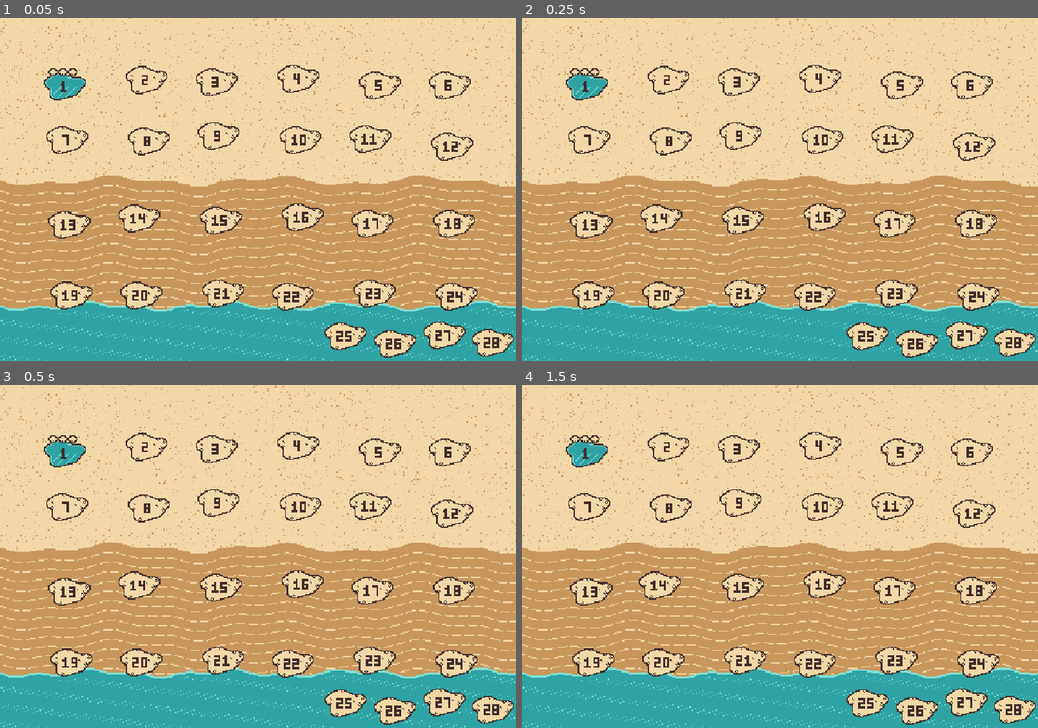
Above: before the commit, frames 1-4 (two rows, left to right).
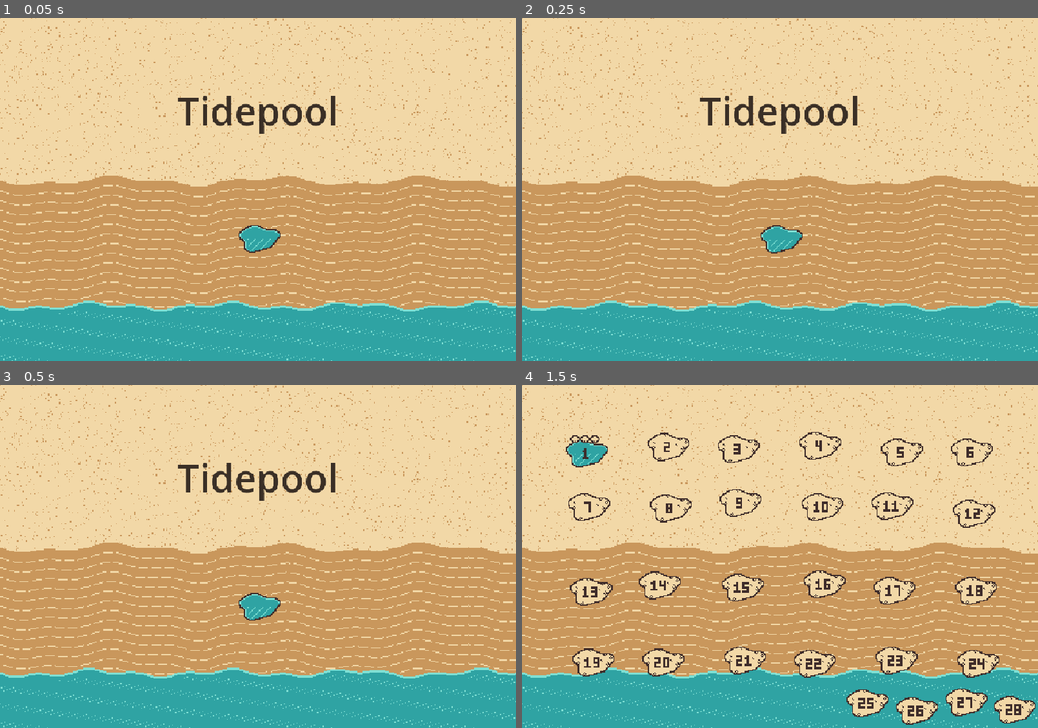
Above: after the commit, the same moments.

Repository: hasanaburayyan/tidepool
Game: Godot game, scene res://scenes/app.tscn
Same seed, same stepped clock (60 frames per second), same inputs: the game is played once before the commit and once after it.
Inputs (mouse positions are in pixels of both pictures, inside the frame that each line leads up to):
- Up to frame 1 (0.05 s): no input
- Up to frame 2 (0.25 s): no input
- Up to frame 3 (0.5 s): no input
- Up to frame 4 (1.5 s): tap Enter at 0.5 s; move the mouse to (893, 539) at 0.52 s; hold Right 0.53-1.28 s; tap R at 0.6 s; click (893, 539) at 0.67 s; tap Space at 1.25 s; move the mouse to (676, 573) at 1.27 s; hold Left from 1.28 s (still down); tap N at 1.35 s; click (676, 573) at 1.42 s

The runs differ from the first frame. In frame 1, 11% of the frame differs, in the area x 8-100%, y 13-100%; in frame 2, 11%; in frame 3, 11%; in frame 4, nothing differs.

Commit message:
title: a title screen, and Escape walks back out one screen at a time
scenes/title.tscn shown before the map. Any click or key begins.

NO TEXT BUTTONS, deliberately. tidepool-beach-map is explicit that pool numbers
are "the only text on the screen and the only text in the game besides the
title", so a Play / Settings / Quit menu would break the one rule the whole
presentation rests on. A cozy game wants "click to begin" anyway, and once the
pool is visibly breathing it needs no instruction.

The lettering is placeholder, drawn with the fallback font exactly as board.gd
drew placeholder tiles before Cove's art landed. It is obviously the thing to
replace with a real logo, and the screen reads fine until then.

Escape now walks back out one screen at a time: pool -> map -> title -> quit,
instead of quitting from the map.

The title consumes the click that dismisses it, for the same reason the board
does: the screen is put away as a direct result of that event, so without it
the click carries through to the map underneath and opens whichever pool sits
under the cursor. That is the third instance of this shape in the shell, which
is why the test clicks pool 1's centre to dismiss the title rather than empty
sand -- an inert click would prove nothing.

shell_test now covers title -> map -> pool -> clear -> map -> title, 33 checks.
Both Escape steps are checked, and if Escape ever reached the quit branch with
the map still up the process would end mid-run and the rest would not print.

  ./run_tests.sh                     253 + save 129 + map 644, 0 failures
  tools/load_check.gd                ok
  tools/click_test.gd (real window)  28 solutions replayed, 0 FAILED
  tools/shell_test.gd (real window)  33 checks, 0 FAILED

Stacked on feat/app-shell (#62); merge that first.

Co-Authored-By: Claude Opus 5 <noreply@anthropic.com>

Diff:
--- /dev/null
+++ b/scenes/title.tscn
@@ -0,0 +1,6 @@
+[gd_scene load_steps=2 format=3 uid="uid://btidepooltitle"]
+
+[ext_resource type="Script" path="res://scripts/ui/title_screen.gd" id="1_title"]
+
+[node name="Title" type="Node2D"]
+script = ExtResource("1_title")
--- a/scripts/ui/app.gd
+++ b/scripts/ui/app.gd
@@ -11,6 +11,7 @@
 ## hands control back here instead of walking on to the next level, and Escape backs out
 ## to the map instead of quitting. With the flag off, main.tscn is unchanged.
 
+const TITLE_SCENE := preload("res://scenes/title.tscn")
 const MAP_SCENE := preload("res://scenes/map.tscn")
 const LEVEL_SCENE := preload("res://scenes/main.tscn")
 const SaveDataScript := preload("res://scripts/systems/save_data.gd")
@@ -19,6 +20,7 @@
 ## without touching the player's real one.
 var save: RefCounted
 
+var _title: Node = null
 var _map: Node = null
 var _level: Node = null
 
@@ -28,7 +30,7 @@
 		save = SaveDataScript.new()
 		save.load_game()
 	_apply_settings()
-	show_map()
+	show_title()
 
 
 ## Settings are applied on entry rather than only when changed, so a save carried from
@@ -48,10 +50,23 @@
 	node.set_process_unhandled_input(active)
 
 
+func show_title() -> void:
+	if _level != null:
+		_level.queue_free()
+		_level = null
+	if _title == null:
+		_title = TITLE_SCENE.instantiate()
+		_title.play_requested.connect(show_map)
+		add_child(_title)
+	_set_active(_title, true)
+	_set_active(_map, false)
+
+
 func show_map() -> void:
 	if _level != null:
 		_level.queue_free()
 		_level = null
+	_set_active(_title, false)
 	if _map == null:
 		_map = MAP_SCENE.instantiate()
 		_map.save = save
@@ -95,11 +110,15 @@
 	save.save_game()
 
 
+## Escape walks back out one screen at a time: pool -> map -> title -> quit. Inside a pool
+## the board handles it and hands back here, so this only ever sees the map and the title.
 func _unhandled_input(event: InputEvent) -> void:
-	# Escape on the map quits; inside a pool the board handles it and backs out here. Once
-	# there is a title screen this becomes "back to title" instead.
 	if _level != null:
 		return
-	if event is InputEventKey and event.pressed and not event.echo \
-			and event.keycode == KEY_ESCAPE:
+	if not (event is InputEventKey and event.pressed and not event.echo
+			and event.keycode == KEY_ESCAPE):
+		return
+	if _map != null and _map.visible:
+		show_title()
+	else:
 		get_tree().quit()
--- /dev/null
+++ b/scripts/ui/title_screen.gd
@@ -0,0 +1,81 @@
+extends Node2D
+## The title screen. Beach, the game's name, and one pool breathing under it.
+##
+## NO TEXT BUTTONS, deliberately. `tidepool-beach-map` is explicit that pool numbers are
+## "the only text on the screen and the only text in the game besides the title", so a menu
+## reading Play / Settings / Quit would break the one rule the whole presentation is built
+## on. Any click or key begins -- which is what a cozy game wants anyway, and needs no
+## instruction once the pool is visibly waiting for you.
+##
+## The lettering is placeholder, drawn with the fallback font, exactly as board.gd drew
+## placeholder tiles before Cove's art landed. It is the obvious thing to replace with a
+## real logo and the game reads fine until then.
+
+signal play_requested()
+
+const ART_DIR := "res://assets/map"
+
+const TITLE := "Tidepool"
+const TITLE_SIZE := 72
+
+## Deep Umber, the same ink the pool numbers use.
+const INK := Color("3a2f26")
+
+## One breath every BREATH_TIME seconds. Slow: the title screen should look like it is
+## waiting patiently, not like it wants something.
+const BREATH_TIME := 3.2
+const BREATH_PIXELS := 3.0
+
+@onready var _font: Font = ThemeDB.fallback_font
+
+var _beach: Texture2D
+var _pool: Texture2D
+var _t := 0.0
+
+
+func _ready() -> void:
+	_beach = _load("beach")
+	# The unplayed pool, not the finished one: the title screen is the game before you have
+	# done anything to it.
+	_pool = _load("pool_open")
+
+
+func _load(name: String) -> Texture2D:
+	var path := "%s/%s.png" % [ART_DIR, name]
+	return load(path) if ResourceLoader.exists(path) else null
+
+
+func _process(delta: float) -> void:
+	_t += delta
+	queue_redraw()
+
+
+func _unhandled_input(event: InputEvent) -> void:
+	var began := false
+	if event is InputEventMouseButton and event.pressed:
+		began = true
+	elif event is InputEventKey and event.pressed and not event.echo:
+		began = true
+	if began:
+		play_requested.emit()
+		# Consumed, or the same click carries through to the map underneath and opens
+		# whichever pool happens to sit under the cursor. The shell hit this twice already.
+		get_viewport().set_input_as_handled()
+
+
+func _draw() -> void:
+	var size := Vector2(MapLayout.SIZE)
+	if _beach != null:
+		draw_texture(_beach, Vector2.ZERO)
+
+	# Sitting high on the dry sand, where the art has nothing else going on.
+	var width := _font.get_string_size(TITLE, HORIZONTAL_ALIGNMENT_LEFT, -1, TITLE_SIZE).x
+	draw_string(_font, Vector2((size.x - width) * 0.5, 200), TITLE,
+		HORIZONTAL_ALIGNMENT_LEFT, -1, TITLE_SIZE, INK)
+
+	if _pool != null:
+		# Breathing on a sine: the tide coming in and out, and the only thing on this
+		# screen that moves.
+		var lift := sin(_t / BREATH_TIME * TAU) * BREATH_PIXELS
+		var pos := Vector2((size.x - _pool.get_width()) * 0.5, 380.0 + lift)
+		draw_texture(_pool, pos.round())
--- a/tools/map_shot.gd
+++ b/tools/map_shot.gd
@@ -34,6 +34,18 @@
 		if parts.size() == 2:
 			save.record_clear(int(parts[0]), int(parts[1]))
 
+	# The title screen has no save state to vary, so it is a fourth argument rather than a
+	# tool of its own: same window, same capture, one place that knows how to take a shot.
+	if argv.size() > 3 and String(argv[3]) == "title":
+		var title: Node = load("res://scenes/title.tscn").instantiate()
+		root.add_child(title)
+		for _i in 20:
+			await process_frame
+		DirAccess.make_dir_recursive_absolute(out.get_base_dir())
+		print("title -> %s : %s" % [out, error_string(root.get_texture().get_image().save_png(out))])
+		quit(0)
+		return
+
 	var scene: Node = load("res://scenes/map.tscn").instantiate()
 	scene.save = save
 	root.add_child(scene)
--- a/tools/shell_test.gd
+++ b/tools/shell_test.gd
@@ -72,9 +72,20 @@
 	for _i in 10:
 		await process_frame
 
-	# --- the map opens on a fresh save -------------------------------------------------
-	_ok(app._map != null, "the shell opens on the map")
+	# --- the title screen comes first ---------------------------------------------------
+	_ok(app._title != null and app._title.visible, "the shell opens on the title screen")
+	_ok(app._map == null or not app._map.visible, "the map is not showing yet")
 	_ok(app._level == null, "no pool is open yet")
+
+	# Any click begins. Deliberately clicked on pool 1's centre: the title is dismissed by
+	# this very click, so if it is not marked handled the event carries through to the map
+	# underneath and opens a pool immediately.
+	await _click_at(_centre(1))
+	_ok(app._map != null and app._map.visible, "a click on the title opens the map")
+	_ok(not app._title.visible, "the title screen is put away")
+	_ok(app._level == null, "the click that left the title did NOT fall through into a pool")
+
+	# --- the map on a fresh save ---------------------------------------------------------
 	_eq(app._map.state_of(1), "open", "pool 1 is open on a fresh save")
 	_eq(app._map.state_of(2), "locked", "pool 2 is locked on a fresh save")
 
@@ -144,6 +155,14 @@
 	# Escape backs out rather than quitting the game.
 	await _key(KEY_ESCAPE)
 	_ok(app._level == null, "Escape inside a pool returns to the map")
+	_ok(app._map.visible, "and the map is what is showing")
+
+	# ...and again from the map back to the title, one screen at a time. If Escape ever
+	# reached the quit branch with the map still up, the process would end here and the
+	# remaining checks would simply never print.
+	await _key(KEY_ESCAPE)
+	_ok(app._title.visible, "Escape on the map returns to the title screen")
+	_ok(not app._map.visible, "and the map is put away")
 
 	# --- restart persistence (Nerite's check) --------------------------------------------
 	# Save twice over an existing file, then read it back cold: this is the DirAccess.rename
@@ -161,7 +180,7 @@
 
 	print("")
 	if failures == 0:
-		print("shell: map -> pool -> clear -> map, 0 FAILED")
+		print("shell: title -> map -> pool -> clear -> map -> title, 0 FAILED")
 	else:
 		print("shell: %d FAILED" % failures)
 	quit(1 if failures > 0 else 0)
Binary file added: screenshots/title.png
Not shown, added: scripts/ui/title_screen.gd.uid
